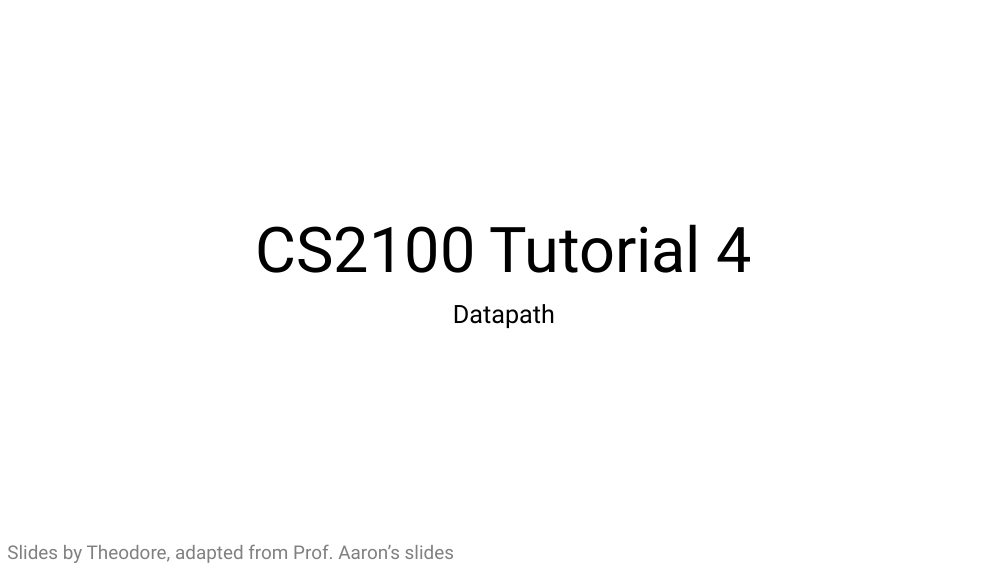
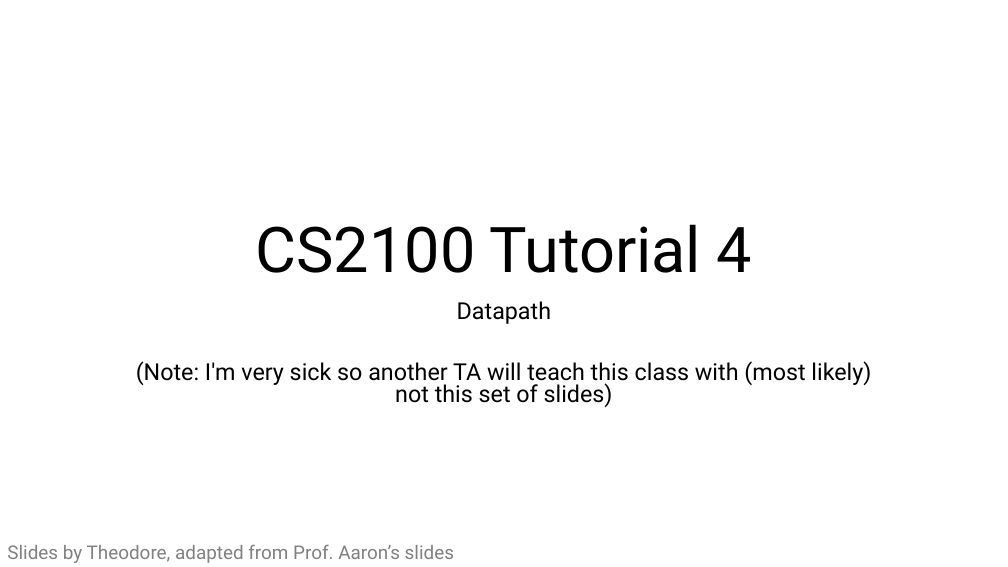
Before and after one commit to theodoreleebrant-acad/TA-2425S1-dev, a slide deck: slide 1 of CS2100/CS2100 Tutorial 4.pptx. Drawn at 1008x567 pixels with LibreOffice and Linux fonts; fonts in the diff are those of the drawing. Boxes give left, top, right and bottom in pixels: in the first picture for what was removed or moved away, otherwise in the second. Text is boxed around its words. In the diff, an @@ line names an element or a change of style, - is before the commit and + after.

```diff
--- a/CS2100/CS2100 Tutorial 4.pptx
+++ b/CS2100/CS2100 Tutorial 4.pptx
@@ subtitle at (457, 301, 551, 324): size 24 to 22.2 pt in "Datapath"; line spacing 0.9 to 0.8 @@
@@ subtitle at (136, 361, 871, 407): paragraph added @@
+(Note: I'm very sick so another TA will teach this class with (most likely) not this set of slides)
```
Also in this commit, not shown: 9 other files.
